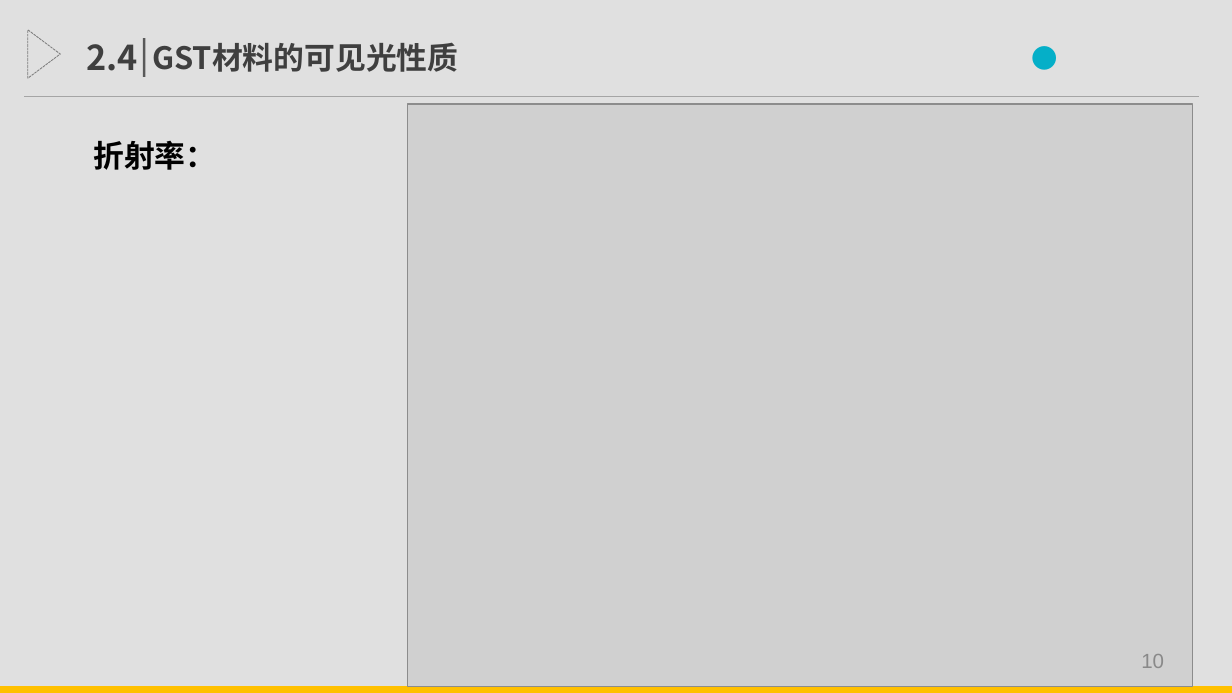
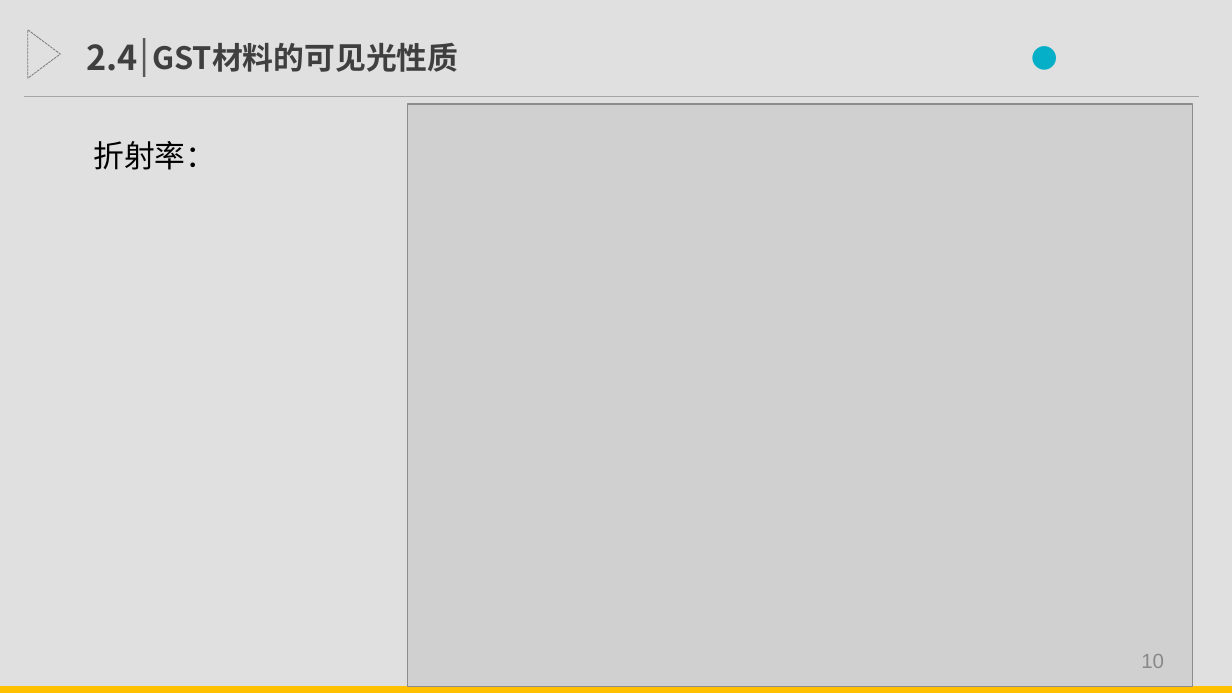
Before and after one commit to Linyu1Bai/ThuEE, a slide deck: slide 10 of Graduation/开题报告.pptx. Drawn at 1232x693 pixels with LibreOffice and Linux fonts; fonts in the diff are those of the drawing; grey boxes stand for pictures. Boxes give left, top, right and bottom in pixels: in the first picture for what was removed or moved away, otherwise in the second. Text is boxed around its words. In the diff, an @@ line names an element or a change of style, - is before the commit and + after.

```diff
--- a/Graduation/开题报告.pptx
+++ b/Graduation/开题报告.pptx
@@ text "折射率：" at box(93, 141, 216, 170): font Calibri to Arial, bold off @@
```
Also in this commit, not shown: 12 other slides changed.
